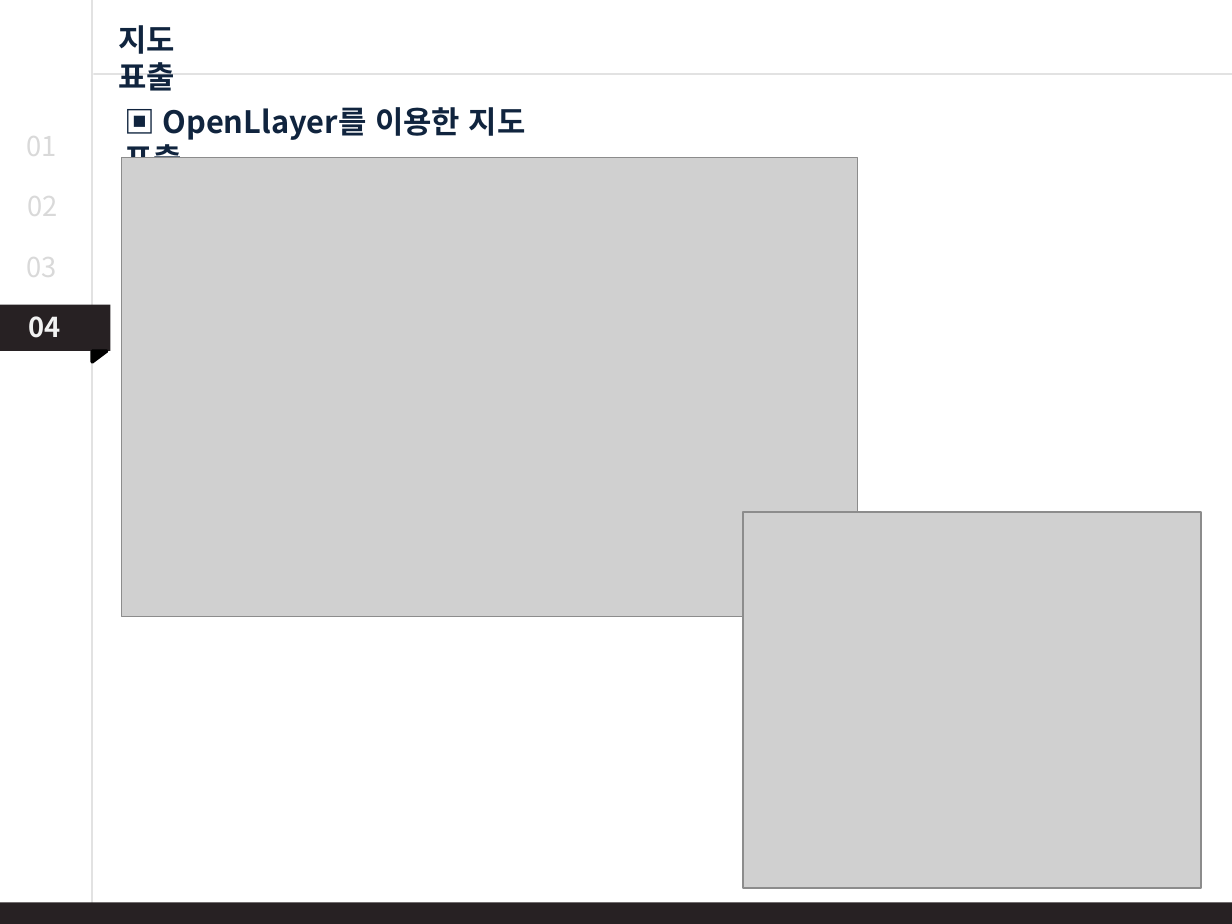
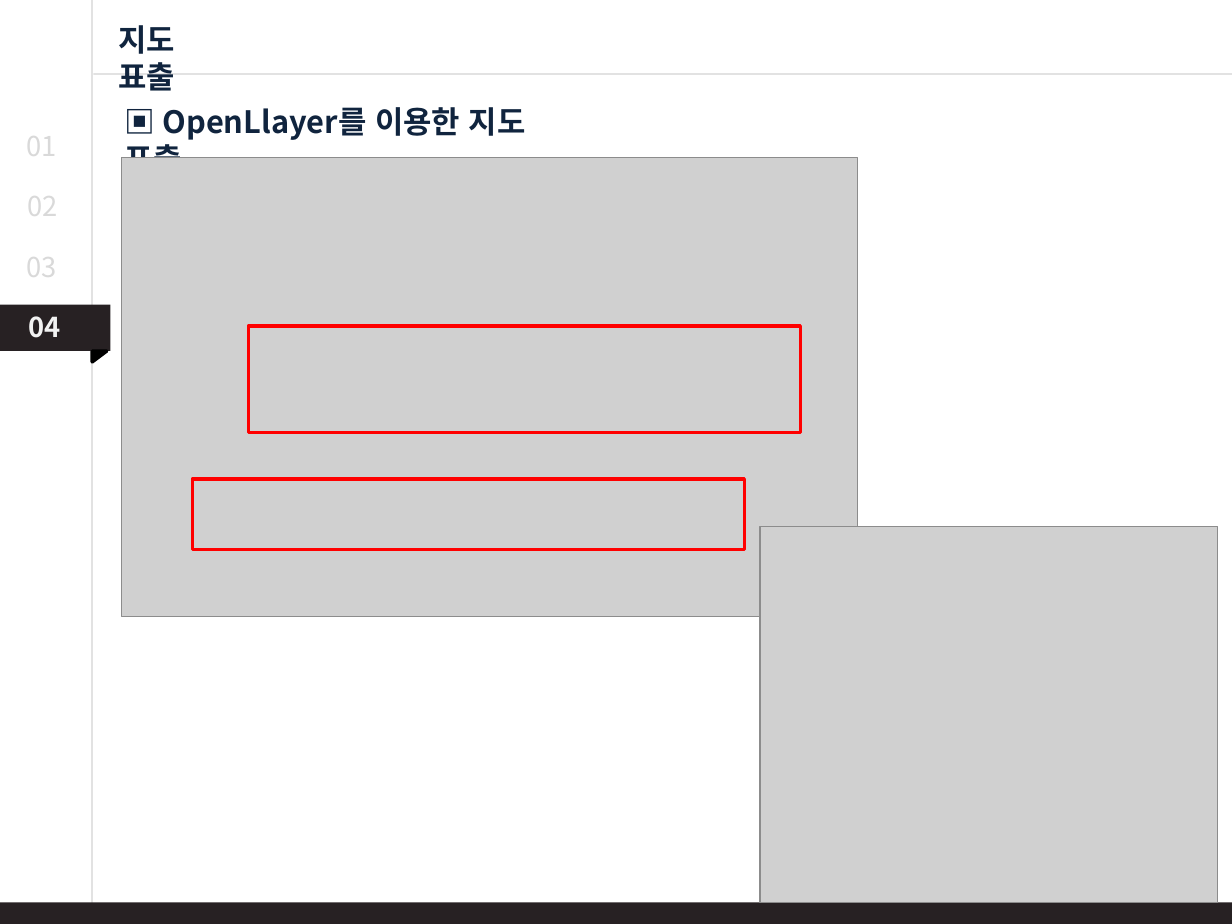
Before and after one commit to swat018/uos_geoserver, a slide deck: slide 25 of GeoServer_박진우.pptx. Drawn at 1232x924 pixels with LibreOffice and Linux fonts; fonts in the diff are those of the drawing; grey boxes stand for pictures. Boxes give left, top, right and bottom in pixels: in the first picture for what was removed or moved away, otherwise in the second. Text is boxed around its words. In the diff, an @@ line names an element or a change of style, - is before the commit and + after.

```diff
--- a/GeoServer_박진우.pptx
+++ b/GeoServer_박진우.pptx
@@ rectangle added at (x1=249, y1=326, x2=801, y2=432), outline #FF0000 2 pt @@
@@ rectangle added at (x1=192, y1=479, x2=744, y2=549), outline #FF0000 2 pt @@
@@ picture moved from (x1=743, y1=513, x2=1201, y2=888) to (x1=760, y1=526, x2=1218, y2=902) @@
```
Also in this commit, not shown: 4 other slides changed, 1 slide added.
